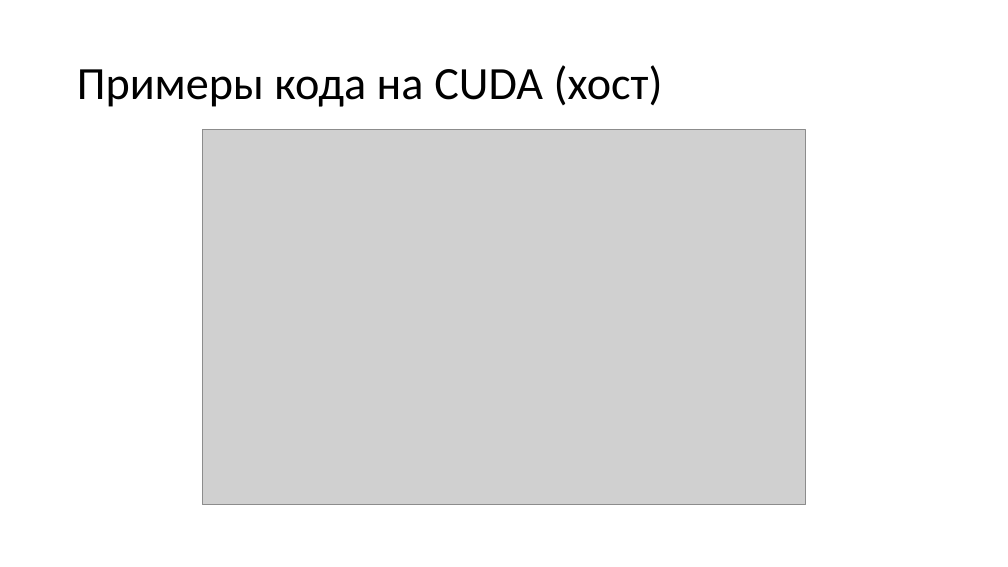
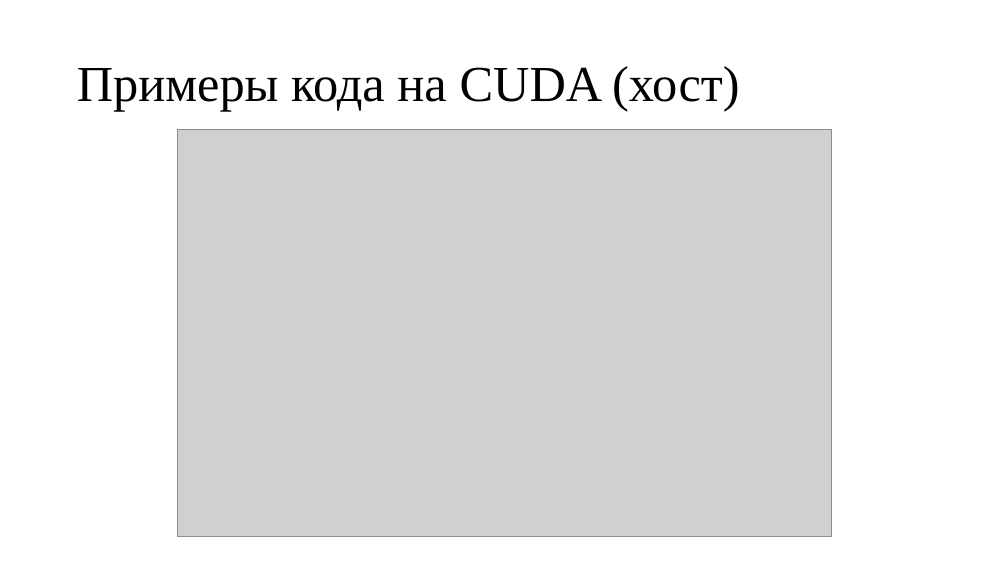
Before and after one commit to pezkov/gpu_course, a slide deck: slide 21 of presentations/Вычисления на GPU.pptx. Drawn at 1008x567 pixels with LibreOffice and Linux fonts; fonts in the diff are those of the drawing; grey boxes stand for pictures. Boxes give left, top, right and bottom in pixels: in the first picture for what was removed or moved away, otherwise in the second. Text is boxed around its words. In the diff, an @@ line names an element or a change of style, - is before the commit and + after.

```diff
--- a/presentations/Вычисления на GPU.pptx
+++ b/presentations/Вычисления на GPU.pptx
@@ title "Примеры кода на CUDA (хост)" at bbox=[77, 66, 739, 111]: size 44 to 48 pt, font Calibri to Times New Roman @@
@@ picture: place and size @@
-picture at bbox=[202, 130, 806, 505]
+picture at bbox=[177, 130, 831, 536]
```
Also in this commit, not shown: 20 other slides changed, 1 other file.
